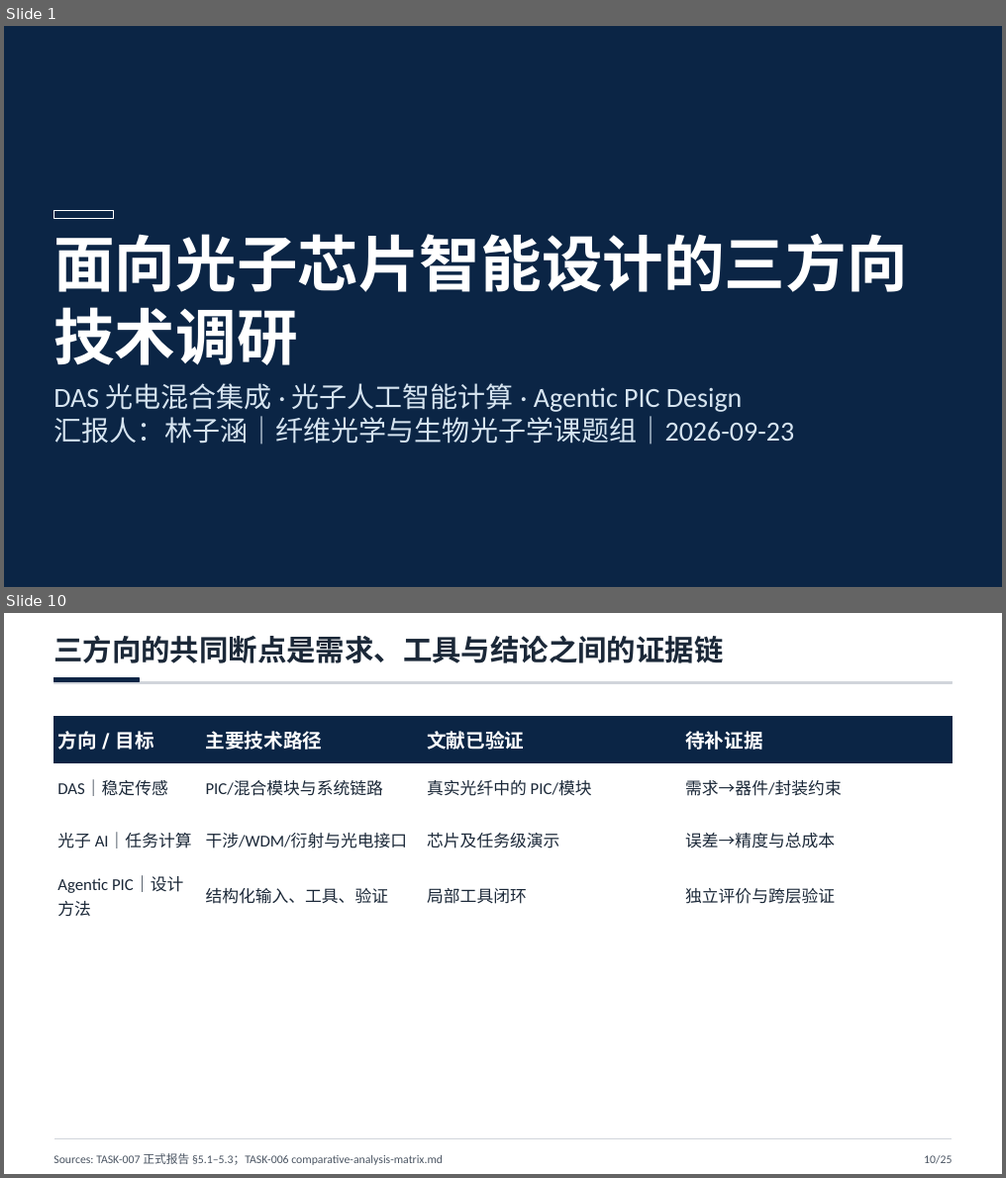
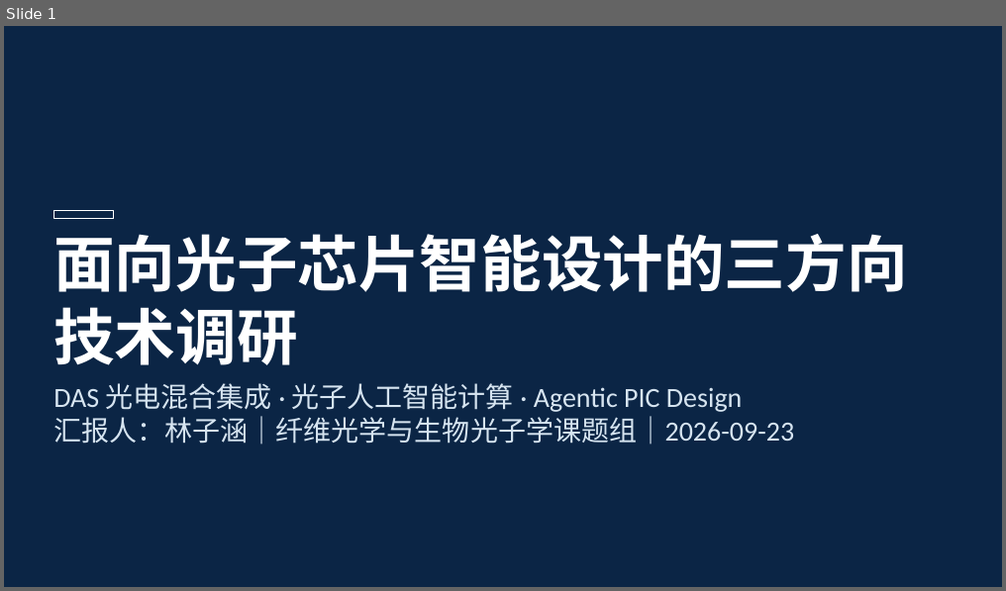
Before and after one commit to LlewynDavis/PIC_Harness_Research, a slide deck: presentations/task-008-group-meeting/TASK-008-组会调研优化版.pptx. Shown one above the other, each under a label of ours: slides 1 and 10 before the commit, slide 1 after it; the slides between them are not shown. The pictures are 1006x1178 and 1006x591 pixels, drawn with LibreOffice and Linux fonts; fonts in the diff are those of the drawing. Boxes give left, top, right and bottom in pixels: in the first picture for what was removed or moved away, otherwise in the second. Text is boxed around its words. In the diff, an @@ line names an element or a change of style, - is before the commit and + after.

Commit message:
docs: strengthen TASK-008 group meeting diagrams

```diff
--- a/presentations/task-008-group-meeting/TASK-008-组会调研优化版.pptx
+++ b/presentations/task-008-group-meeting/TASK-008-组会调研优化版.pptx
@@ slide 10 removed at bbox=[4, 613, 1002, 1174], background #FFFFFF @@
@@ text removed at bbox=[54, 635, 723, 663] @@
-三方向的共同断点是需求、工具与结论之间的证据链
@@ rectangle removed at bbox=[54, 682, 952, 684] @@
@@ rectangle removed at bbox=[54, 678, 139, 682] @@
@@ table removed at bbox=[54, 716, 952, 922], 4 rows, 4 columns @@
-方向 / 目标 | 主要技术路径 | 文献已验证 | 待补证据
-DAS｜稳定传感 | PIC/混合模块与系统链路 | 真实光纤中的 PIC/模块 | 需求→器件/封装约束
-光子 AI｜任务计算 | 干涉/WDM/衍射与光电接口 | 芯片及任务级演示 | 误差→精度与总成本
-Agentic PIC｜设计方法 | 结构化输入、工具、验证 | 局部工具闭环 | 独立评价与跨层验证
@@ rectangle removed at bbox=[54, 1138, 952, 1140] @@
@@ text removed at bbox=[54, 1154, 443, 1165] @@
-Sources: TASK-007 正式报告 §5.1–5.3；TASK-006 comparative-analysis-matrix.md
@@ text removed at bbox=[924, 1156, 951, 1164] @@
-10/25
```
Also in this commit, not shown: 5 slides changed, 8 slides added, 18 other slides removed, 24 other files.
